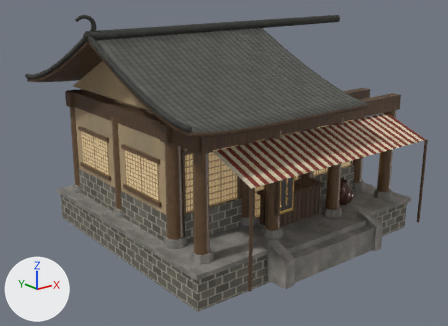
An edit to the glTF model godot/assets/environment/ghost_house.glb, drawn before and after from the same camera.
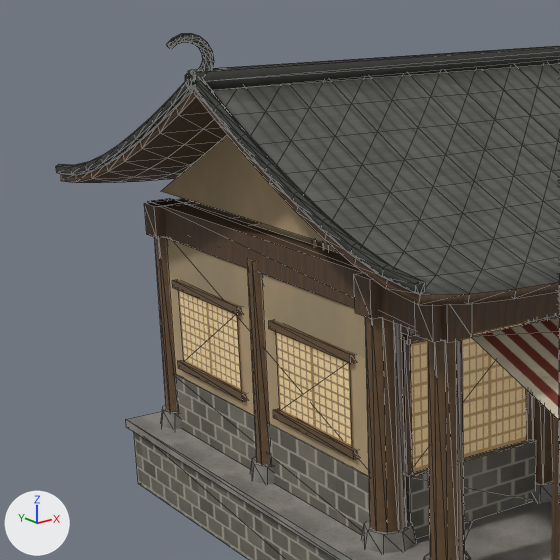
The first picture shows the older version from a 50 mm lens placed at (-13.34, -16.95, 8.06), pointed at (-0.62, -1.06, 1.7). The close-ups show the older and then the newer version on the part from 0% to 56% of the width and 0% to 77% of the height of that picture. Only the edits that show in the close-ups are written down. The lights are fixed; the arrows at lower left show +X, +Y and +Z. The close-ups show mesh edges as thin lines. Objects named as collision shapes, trigger or cutter boxes, shadow casters or lower levels of detail are left out. Vertices at exactly the same position are counted once.

The scene before the commit, as lines of its bpy script (objects in view):
```python
me_shop17podiumcap = bpy.data.meshes.new('Shop17PodiumCap')
me_shop17podiumcap.from_pydata(...)  # a box spanning x -4.69..4.69, y -4.99..3.69, z 0.2..0.34
me_shop17podiumcap.materials.append(mat_rustic_stone)
me_shop17roof_001 = bpy.data.meshes.new('Shop17Roof.001')
me_shop17roof_001.from_pydata(...)  # 385 vertices, 752 faces; spans x -5.22..1.3, y -5.5..4.2, z 4.12..6.18
# faces by material slot: [320, 432]
me_shop17roof_001.materials.append(mat_rustic_tiles)
me_shop17roof_001.materials.append(mat_rustic_wood)
me_shop17roofridge = bpy.data.meshes.new('Shop17RoofRidge')
me_shop17roofridge.from_pydata(...)  # 220 vertices, 418 faces; spans x -5.56..5.25, y -5.51..4.21, z 4.41..6.83
me_shop17roofridge.materials.append(mat_rustic_ridge)
ob_shop17podiumcap = bpy.data.objects.new('Shop17PodiumCap', me_shop17podiumcap)
ob_shop17podiumcap.location = (0.0, 0.0, 0.0)
ob_shop17roof = bpy.data.objects.new('Shop17Roof', me_shop17roof_001)
ob_shop17roof.location = (0.0, 0.0, 0.0)
ob_shop17roofridge = bpy.data.objects.new('Shop17RoofRidge', me_shop17roofridge)
ob_shop17roofridge.location = (0.0, 0.0, 0.0)
# also in view: 'Shop17Columns' at (0.0, -0.64, 1.99); 'AwningPoles' at (0.0, -6.0, 1.42); 'Shop17PodiumBase' at (0.0, -0.65, -0.3); 'Shop17Walls' at (0.0, 0.01, 2.44); 'Shop17Gables' at (-3.88, -0.65, 5.09)
```
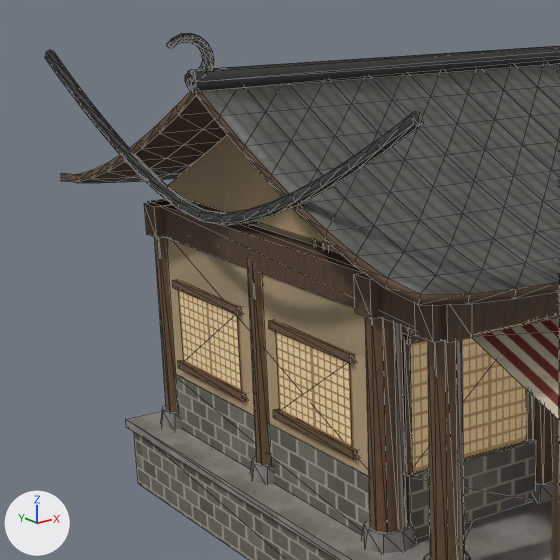
Boxes [x1, y1, x2, y2] around the edits, measured in the close-ups (560 x 560 px; the box of a moved part takes in the faces that stretch with it):
'Shop17RoofRidge', reshaped
    before: [56, 33, 560, 295]
    after: [45, 33, 560, 226]
part 1 of me_shop17roof_001, cut back
    before: [179, 92, 219, 123]
    after: [179, 91, 220, 123]
part 2 of me_shop17roofridge, moved or reshaped
    before: [56, 82, 191, 175]
    after: [45, 50, 205, 221]
part 3 of me_shop17roofridge, surface changed
    before: [86, 78, 425, 295]
    after: [80, 98, 424, 226]

The change, as a diff of the scene's bpy script:
```diff
--- a/godot/assets/environment/ghost_house.glb.py
+++ b/godot/assets/environment/ghost_house.glb.py
@@ me_shop17roof_001 @@
 # used by ob_shop17roof; location = (0.0, 0.0, 0.0)
-me_shop17roof_001.from_pydata(...)  # 385 vertices, 752 faces; spans x -5.22..1.3, y -5.5..4.2, z 4.12..6.18
+me_shop17roof_001.from_pydata(...)  # 374 vertices, 712 faces; spans x -5.22..1.3, y -5.5..4.2, z 4.12..6.18
+# me_shop17roof_001 part 1
+# 22 vertices are removed from x -5.2..1.3, y -0.71..-0.59, z 6.07
+# 83 faces are deleted
+# 11 new vertices lie (0.0, 0.55, 0.31) away from vertices in x -5.2..1.3, y -1.2, z 5.75
+# 43 new faces join them, mat_rustic_wood
 me_shop17roof_001.materials.append(mat_rustic_tiles)
@@ me_shop17roofridge @@
 # used by ob_shop17roofridge; location = (0.0, 0.0, 0.0)
-me_shop17roofridge.from_pydata(...)  # 220 vertices, 418 faces; spans x -5.56..5.25, y -5.51..4.21, z 4.41..6.83
+me_shop17roofridge.from_pydata(...)  # 214 vertices, 410 faces; spans x -5.56..5.25, y -5.54..4.24, z 4.41..6.83
+# me_shop17roofridge part 2
+# 30 vertices are removed from x -5.26..-5.14, y -0.69..4.21, z 4.41..6.32
+# 72 faces are deleted
+# 78 vertices move from x -5.26..-5.14, y -5.51..3.01, z 4.41..6.32 to x -5.26..-5.14, y -5.54..3.02, z 4.41..6.32
+# 24 vertices are added at x -5.26..-5.14, y -0.06..4.24, z 4.47..6.32
+# 64 new faces join them
+# me_shop17roofridge part 3: 136 kept faces spanning x -5.26..-5.14, y -5.54..3.02, z 4.41..6.32 get new texture (UV) coordinates
 me_shop17roofridge.materials.append(mat_rustic_ridge)
```
